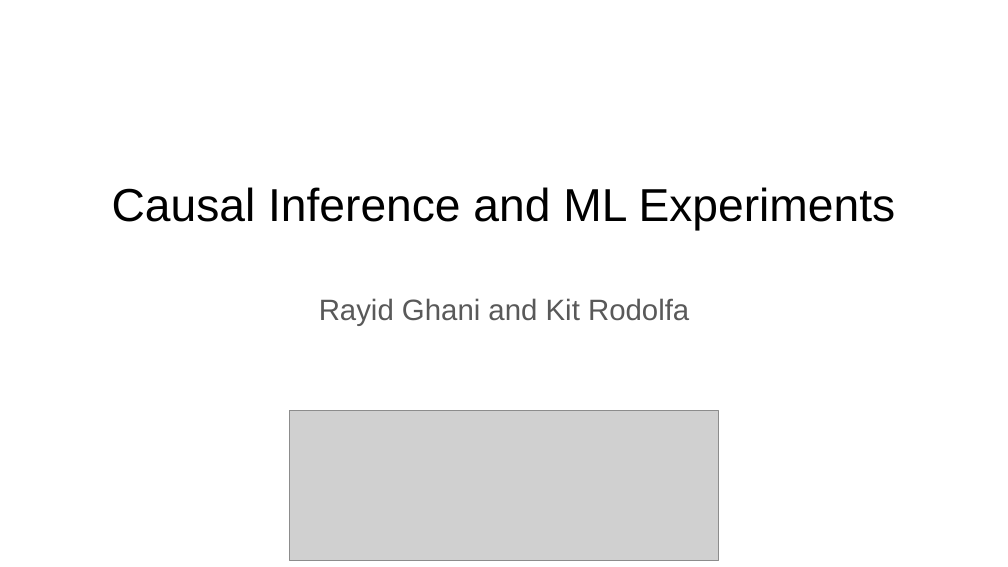
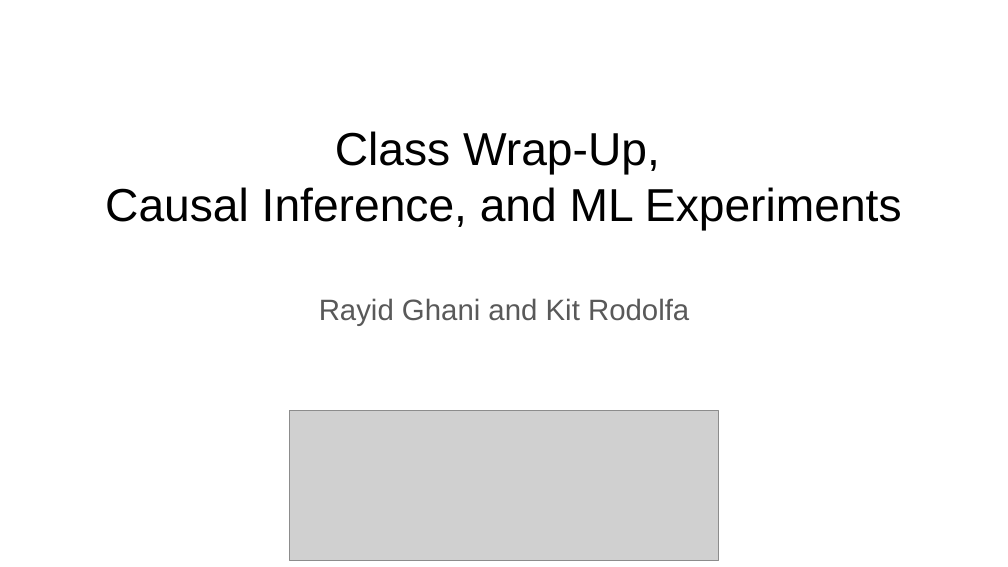
Before and after one commit to dssg/mlforpublicpolicylab, a slide deck: slide 1 of 14 - Presentations and Wrap-Up/causal inference.pptx. Drawn at 1008x567 pixels with LibreOffice and Linux fonts; fonts in the diff are those of the drawing; grey boxes stand for pictures. Boxes give left, top, right and bottom in pixels: in the first picture for what was removed or moved away, otherwise in the second. Text is boxed around its words. In the diff, an @@ line names an element or a change of style, - is before the commit and + after.

Commit message:
wrap up and causal inference slides

```diff
--- a/14 - Presentations and Wrap-Up/causal inference.pptx
+++ b/14 - Presentations and Wrap-Up/causal inference.pptx
@@ text at box(105, 131, 902, 231): text changed @@
-Causal Inference and ML Experiments
+Class Wrap-Up,
+Causal Inference, and ML Experiments
```
Also in this commit, not shown: 2 other slides changed, 20 slides added.
